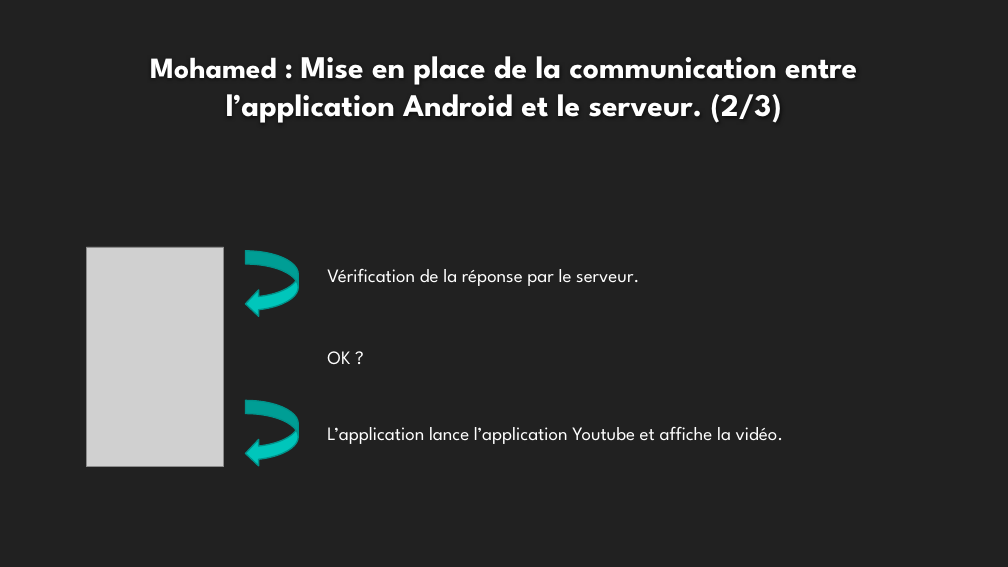
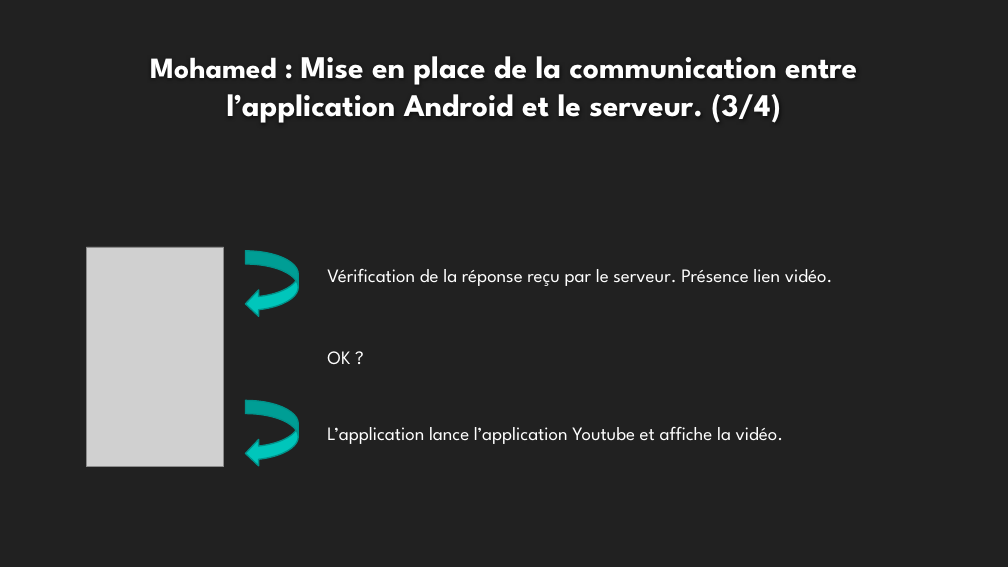
Before and after one commit to rlembo06/VR_tourism, a slide deck: slide 16 of annexes/slides-VR_Tourism.pptx (slide 15 before the commit). Drawn at 1008x567 pixels with LibreOffice and Linux fonts; fonts in the diff are those of the drawing; grey boxes stand for pictures; background and template pictures are left out. Boxes give left, top, right and bottom in pixels: in the first picture for what was removed or moved away, otherwise in the second. Text is boxed around its words. In the diff, an @@ line names an element or a change of style, - is before the commit and + after.

Commit message:
Ajout slide mohamed

```diff
--- a/annexes/slides-VR_Tourism.pptx
+++ b/annexes/slides-VR_Tourism.pptx
@@ title at bbox=[150, 56, 857, 123]: text changed @@
-Mohamed : Mise en place de la communication entre l’application Android et le serveur. (2/3)
+Mohamed : Mise en place de la communication entre l’application Android et le serveur. (3/4)
@@ text at bbox=[327, 269, 833, 286]: text changed @@
-Vérification de la réponse par le serveur.
+Vérification de la réponse reçu par le serveur. Présence lien vidéo.
```
Also in this commit, not shown: 2 other slides changed, 1 slide added, 1 other file.
